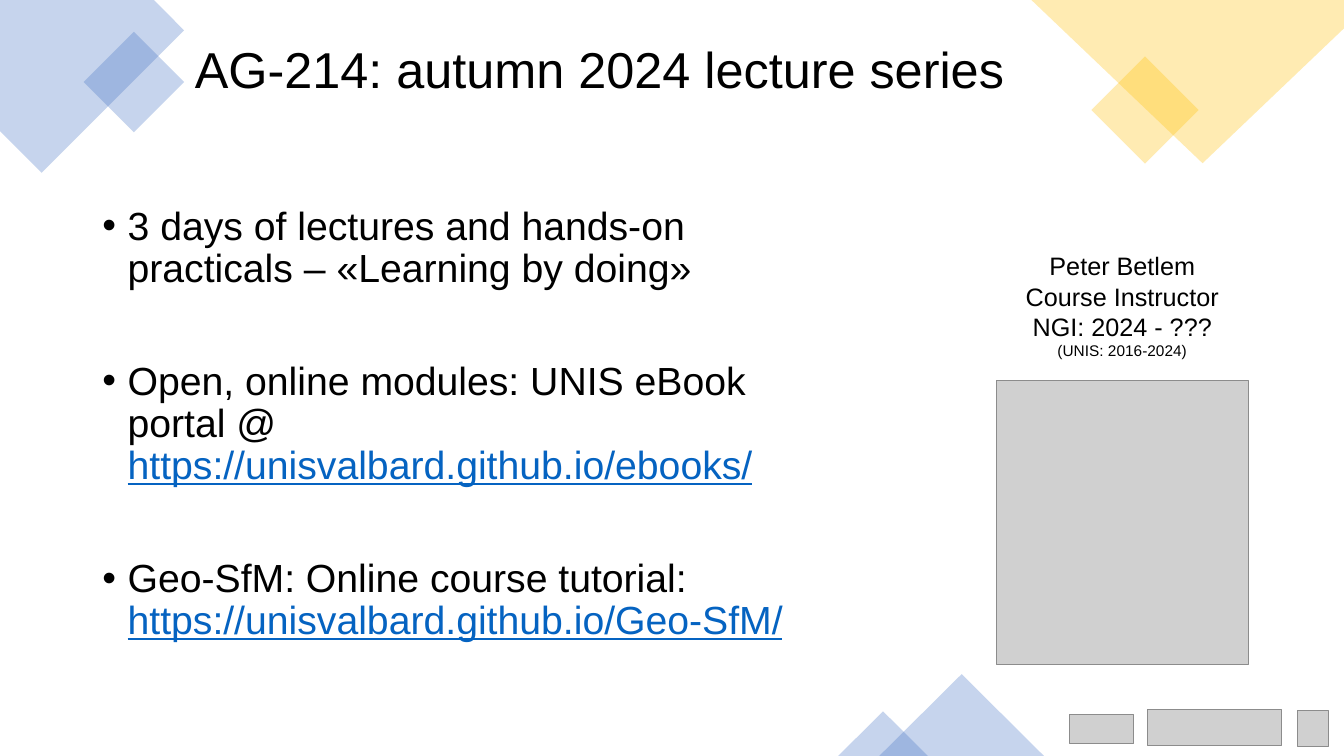
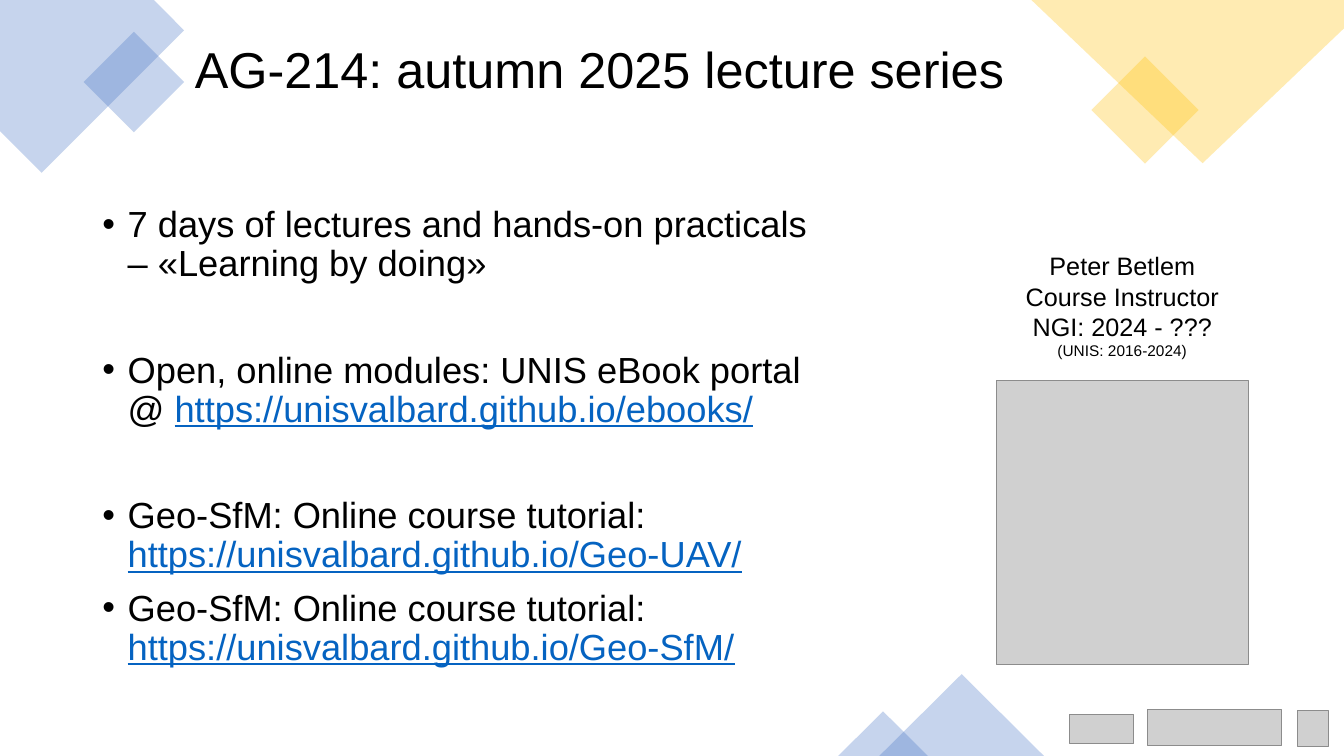
Before and after one commit to UNISvalbard/Geo-SfM, a slide deck: slide 3 of extra/slides/ppt/intro/intro.pptx (slide 2 before the commit). Drawn at 1344x756 pixels with LibreOffice and Linux fonts; fonts in the diff are those of the drawing; grey boxes stand for pictures. Boxes give left, top, right and bottom in pixels: in the first picture for what was removed or moved away, otherwise in the second. Text is boxed around its words. In the diff, an @@ line names an element or a change of style, - is before the commit and + after.

```diff
--- a/extra/slides/ppt/intro/intro.pptx
+++ b/extra/slides/ppt/intro/intro.pptx
@@ title at <box>195,51,1004,89</box>: text changed @@
-AG-214: autumn 2024 lecture series
+AG-214: autumn 2025 lecture series
@@ text at <box>128,210,807,283</box>: text changed; size 28 to 25.9 pt @@
-• 3 days of lectures and hands-on practicals – «Learning by doing»
+• 7 days of lectures and hands-on practicals – «Learning by doing»
@@ text at <box>128,356,801,666</box>: size 28 to 25.9 pt in "Open, online modules: UNIS eBook portal @ ...", "Geo-SfM: Online course tutorial: https://unisvalbard.github. ..." @@
@@ text at <box>128,501,742,574</box>: paragraph added @@
+• Geo-SfM: Online course tutorial: https://unisvalbard.github.io/Geo-UAV/
```
Also in this commit, not shown: 2 other slides changed, 2 slides added, 10 other files.
